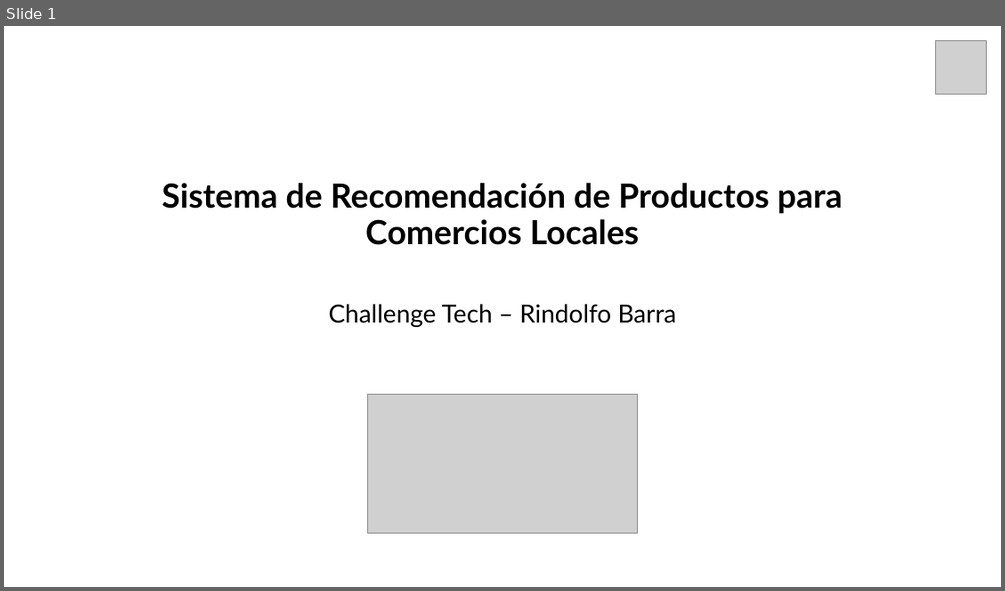
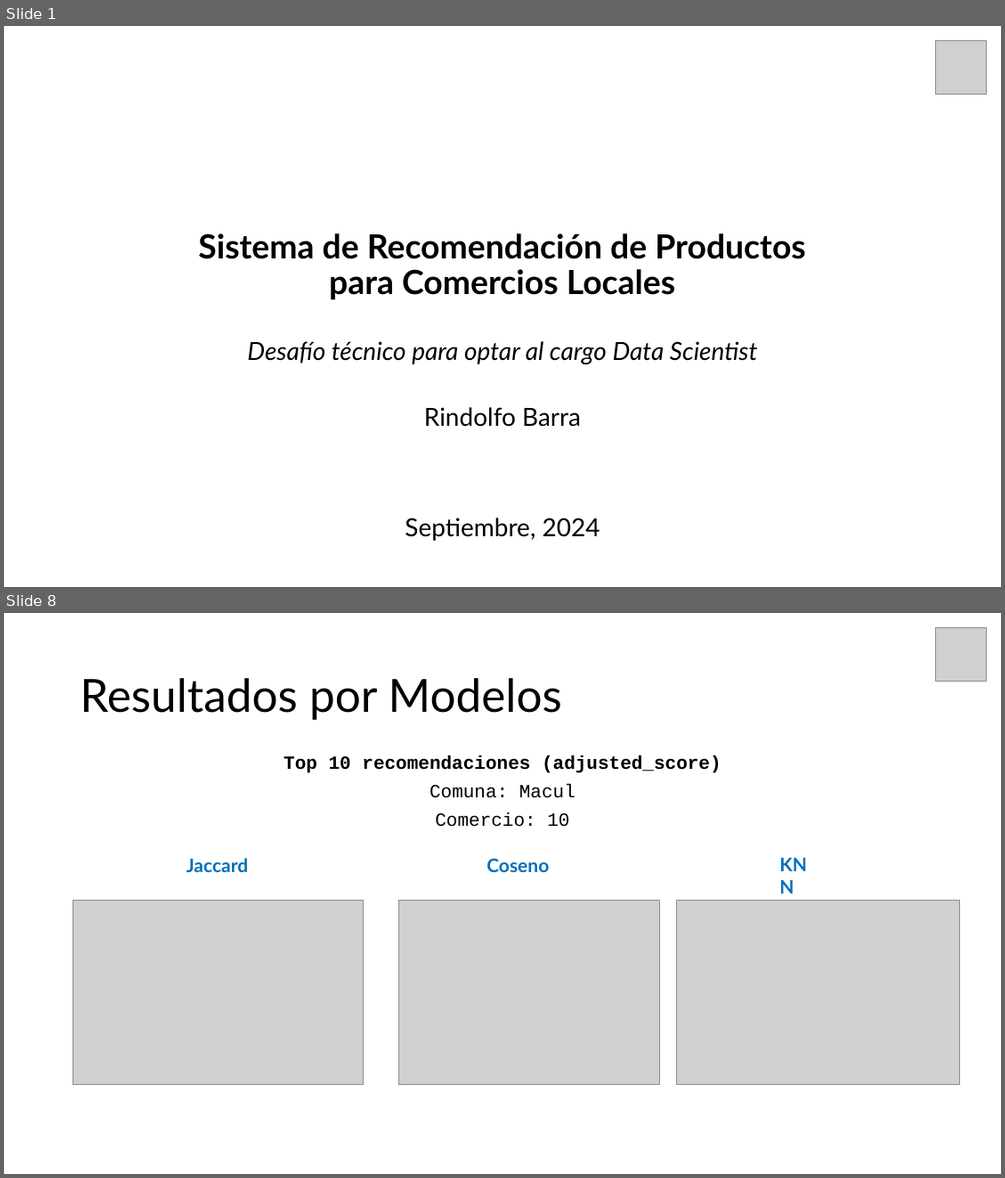
Before and after one commit to rownlet/recom_system, a slide deck: docs/Techallenge.pptx. Shown one above the other, each under a label of ours: slide 1 before the commit, slides 1 and 8 after it; the slides between them are not shown. The pictures are 1005x591 and 1005x1178 pixels, drawn with LibreOffice and Linux fonts; fonts in the diff are those of the drawing; grey boxes stand for pictures. Boxes give left, top, right and bottom in pixels: in the first picture for what was removed or moved away, otherwise in the second. Text is boxed around its words. In the diff, an @@ line names an element or a change of style, - is before the commit and + after.

```diff
--- a/docs/Techallenge.pptx
+++ b/docs/Techallenge.pptx
@@ slide 8 added at box(4, 613, 1001, 1174), background #FFFFFF @@
@@ picture added at box(935, 628, 987, 681) @@
@@ title added at box(80, 678, 562, 720), 44 pt, text #000000 @@
+Resultados por Modelos
@@ text added at box(283, 755, 721, 827), 18 pt, text #000000, bold @@
+Top 10 recomendaciones (adjusted_score)
+Comuna: Macul
+Comercio: 10
@@ text added at box(773, 850, 826, 879), 18 pt, text #0070C0, bold @@
+KNN
@@ text added at box(186, 858, 248, 872), 18 pt, text #0070C0, bold @@
+Jaccard
@@ text added at box(486, 858, 549, 872), 18 pt, text #0070C0, bold @@
+Coseno
@@ picture added at box(73, 900, 364, 1084) @@
@@ picture added at box(399, 900, 660, 1084) @@
@@ picture added at box(676, 900, 960, 1084) @@
@@ slide 1 changed as well @@
@@ title "Sistema de Recomendación de Productos ..." rewrapped from box(162, 183, 842, 245) to box(198, 233, 806, 300) @@
@@ text added at box(247, 341, 758, 364), 24 pt, text #000000, italic @@
+Desafío técnico para optar al cargo Data Scientist
@@ picture removed at box(368, 394, 638, 533) @@
@@ subtitle at box(424, 407, 581, 426): text changed @@
-Challenge Tech – Rindolfo Barra
+Rindolfo Barra
@@ text added at box(404, 517, 600, 540), 24 pt, text #000000 @@
+Septiembre, 2024
```
Also in this commit, not shown: 10 other slides added, 1 slide removed.
